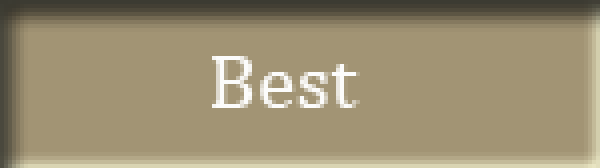
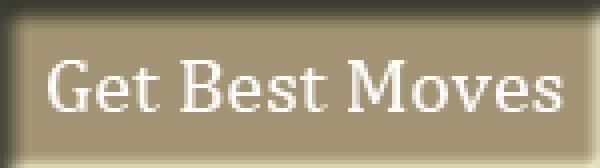
Two versions of the same layered image (600×168). Layer-by-layer changes:
added layer "Get Best Moves" above "Save Game" over bbox(48, 60, 564, 112)
hid "Best" over bbox(212, 56, 360, 108)
